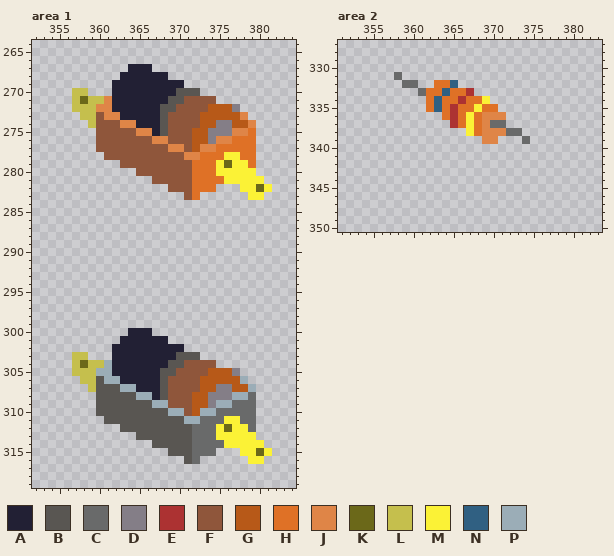
One commit to this pixel-art file: electricoon/Graphics/tiles.aseprite. Above is the file before it was changed.
1024x768 pixels, 1 frame. Colours within 5 levels of each other are drawn and written as one. Shown: area 1: x 352..384, y 264..319; area 2: x 351..383, y 327..350. The commit also changed other parts of the picture, which this record leaves out.
Visible layers, top first: "Layer 3", "Layer 2", "Layer 1".
Palette (. is transparent): A #222034  B #595652  C #696a6a  D #847e87  E #ac3232  F #8f563b  G #b75918  H #df7126  J #df8547  K #6b6819  L #c5bf4d  M #fbf236  N #306082  P #9badb7
Pixels before, area 1, first column x 357:
267 .......AAA...............
268 ......AAAAAA.............
269 .....AAAAAAAAA...........
270 LL...AAAAAAAABBB.........
271 LKLLJAAAAAAABBFFFF.......
272 LLLJJAAAAAABBFFFFGGGD....
273 .LLFJJAAAAABFFFFGGGGGJ...
274 ..LFFFJJAAABFFFFGGDDGGJ..
275 ...FFFFFJJABFFFGGDDDJJH..
276 ...FFFFFFFJJFFFGGDJJHHH..
277 ...FFFFFFFFFJJFGJJHHHHH..
278 ....FFFFFFFFFFJJHHHMMHH..
279 ......FFFFFFFFFHHHMKMMH..
280 ........FFFFFFFHHHMMMMM..
281 ..........FFFFFHHHHMMMMM.
282 ............FFFHHH...MMKM
283 ..............FH......MM.
284 .........................
285 .........................
286 .........................
287 .........................
288 .........................
289 .........................
290 .........................
291 .........................
292 .........................
293 .........................
294 .........................
295 .........................
296 .........................
297 .........................
298 .........................
299 .........................
300 .......AAA...............
301 ......AAAAAA.............
302 .....AAAAAAAAA...........
303 LL...AAAAAAAABBB.........
304 LKLLPAAAAAAABBFFFF.......
305 LLLPPAAAAAABBFFFFGGGD....
306 .LLBPPAAAAABFFFFGGGGGP...
307 ..LBBBPPAAABFFFFGGDDGGP..
308 ...BBBBBPPABFFFGGDDDPPC..
309 ...BBBBBBBPPFFFGGDPPCCC..
310 ...BBBBBBBBBPPFGPPCCCCC..
311 ....BBBBBBBBBBPPCCCMMCC..
312 ......BBBBBBBBBCCCMKMMC..
313 ........BBBBBBBCCCMMMMM..
314 ..........BBBBBCCCCMMMMM.
315 ............BBBCCC...MMKM
316 ..............BC......MM.
Pixels before, area 2, first column x 358:
331 C................
332 .CC..HHN.........
333 ...CHHNHHE.......
334 ....HNHHEHHM.....
335 ....HNHEHHMHH....
336 ......HEHMHJJJ...
337 .......EHMHJCC...
338 .........MHJJJCC.
339 ...........JJ...C
The same view after the edit:
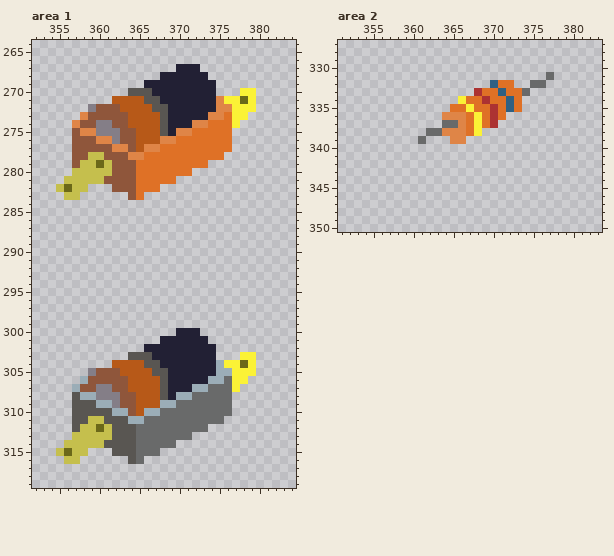
The exact change:
Area 1, layer "Layer 2":
y 267: x 364..366 AAA -> ...; x 370..372 ... -> AAA
y 268: x 363..367 AAAAA -> .....; x 369..373 ..... -> AAAAA
y 269: x 362..365 AAAA -> ....; x 371..374 .... -> AAAA
y 270: x 357..358 LL -> ..; x 362..366 AAAAA -> ..BBB; x 370..374 BBB.. -> AAAAA; x 378..379 .. -> MM
y 271: x 357..367 LKLLJAAAAAA -> .....GGGGBB; x 369..379 BBFFFF..... -> AAAAAAJMMKM
y 272: x 357..367 LLLJJAAAAAA -> ..DFFFGGGGB; x 369..379 BFFFFGGGD.. -> AAAAAAJJMMM
y 273: x 358..359 LL -> JF; x 361..367 JJAAAAA -> FFFGGGG; x 369..378 FFFFGGGGGJ -> AAAAAJJHMM
y 274: x 357..361 ..LFF -> JFFDD; x 363..367 JJAAA -> FGGGG; x 369..379 FFFFGGDDGGJ -> AAAJJHHHM..
y 275: x 357..362 ...FFF -> FJJDDD; x 365..367 JJA -> GGG; x 369..379 FFFGGDDDJJH -> AJJHHHHH...
y 276: x 357..362 ...FFF -> FFFJJD; x 365..367 FFJ -> GGG; x 369..379 FFFGGDJJHHH -> JHHHHHHH...
y 277: x 357..359 ... -> FFF; x 362..363 FF -> JJ; x 365..374 FFFFJJFGJJ -> GJJHHHHHHH; x 377..379 HHH -> ...
y 278: x 357..360 .... -> FFLL; x 364..372 FFFFFFFJJ -> JJHHHHHHH; x 376..379 MMHH -> ....
y 279: x 357..362 ...... -> FLLKLF; x 365..371 FFFFFFF -> HHHHHHH; x 374..379 HMKMMH -> ......
y 280: x 357..379 ........FFFFFFFHHHMMMMM -> LLLLLFFFHHHHHHH........
y 281: x 356..380 ...........FFFFFHHHHMMMMM -> LLLLLFFFFHHHHH...........
y 282: x 355..358 .... -> LKLL; x 362..367 ...... -> FFFHHH; x 369..374 FFFHHH -> ......; x 378..381 MMKM -> ....
y 283: x 356..357 .. -> LL; x 364..365 .. -> FH; x 371..372 FH -> ..; x 379..380 MM -> ..
y 300: x 364..366 AAA -> ...; x 370..372 ... -> AAA
y 301: x 363..367 AAAAA -> .....; x 369..373 ..... -> AAAAA
y 302: x 362..365 AAAA -> ....; x 371..374 .... -> AAAA
y 303: x 357..358 LL -> ..; x 362..366 AAAAA -> ..BBB; x 370..374 BBB.. -> AAAAA; x 378..379 .. -> MM
y 304: x 357..367 LKLLPAAAAAA -> .....GGGGBB; x 369..379 BBFFFF..... -> AAAAAAPMMKM
y 305: x 357..367 LLLPPAAAAAA -> ..DFFFGGGGB; x 369..379 BFFFFGGGD.. -> AAAAAAPPMMM
y 306: x 358..367 LLBPPAAAAA -> PFFFFFGGGG; x 369..378 FFFFGGGGGP -> AAAAAPPCMM
y 307: x 357..367 ..LBBBPPAAA -> PFFDDFFGGGG; x 369..379 FFFFGGDDGGP -> AAAPPCCCM..
y 308: x 357..367 ...BBBBBPPA -> BPPDDDFFGGG; x 369..379 FFFGGDDDPPC -> APPCCCCC...
y 309: x 357..367 ...BBBBBBBP -> BBBPPDFFGGG; x 369..379 FFFGGDPPCCC -> PCCCCCCC...
y 310: x 357..359 ... -> BBB; x 362..374 BBBBBBBPPFGPP -> PPFGPPCCCCCCC; x 377..379 CCC -> ...
y 311: x 357..360 .... -> BBLL; x 364..372 BBBBBBBPP -> PPCCCCCCC; x 376..379 MMCC -> ....
y 312: x 357..362 ...... -> BLLKLB; x 365..371 BBBBBBB -> CCCCCCC; x 374..379 CMKMMC -> ......
y 313: x 357..379 ........BBBBBBBCCCMMMMM -> LLLLLBBBCCCCCCC........
y 314: x 356..380 ...........BBBBBCCCCMMMMM -> LLLLLBBBBCCCCC...........
y 315: x 355..358 .... -> LKLL; x 362..367 ...... -> BBBCCC; x 369..374 BBBCCC -> ......; x 378..381 MMKM -> ....
y 316: x 356..357 .. -> LL; x 364..365 .. -> BC; x 371..372 BC -> ..; x 379..380 MM -> ..
Area 2, layer "Layer 2":
y 331: x 358 C -> .; x 377 . -> C
y 332: x 359..360 CC -> ..; x 363..365 HHN -> ...; x 370..372 ... -> NHH; x 375..376 .. -> CC
y 333: x 361..374 CHHNHHE....... -> .......EHHNHHC
y 334: x 362..366 HNHHE -> ....M; x 369..373 M.... -> EHHNH
y 335: x 362..365 HNHE -> ...H; x 367..368 HM -> MH; x 370..373 H... -> EHNH
y 336: x 364..371 HEHMHJJJ -> JJJHMHEH
y 337: x 364..371 .EHMHJCC -> CCJHMHE.
y 338: x 362..373 .....MHJJJCC -> CCJJJHM.....
y 339: x 361 . -> C; x 365..366 .. -> JJ; x 369..370 JJ -> ..; x 374 C -> .
Where, in picture pixels (left, top, right, bottom), the same in both pictures:
changed: (56, 64, 272, 200)
changed: (56, 328, 272, 464)
changed: (394, 72, 554, 144)
